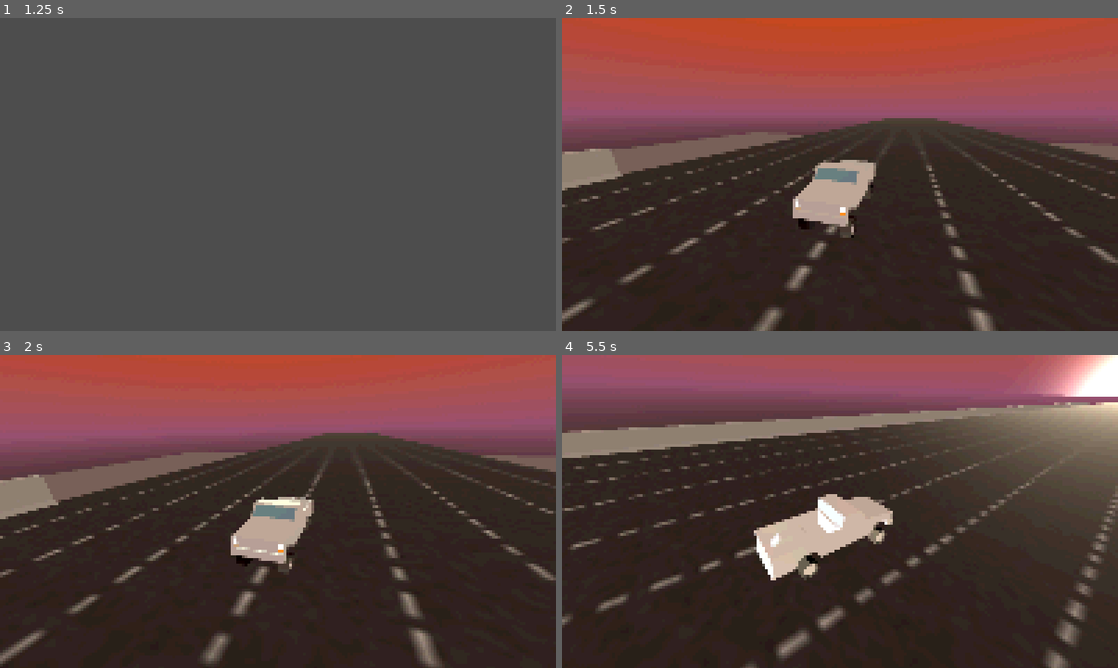
Above: before the commit, frames 1-4 (two rows, left to right).
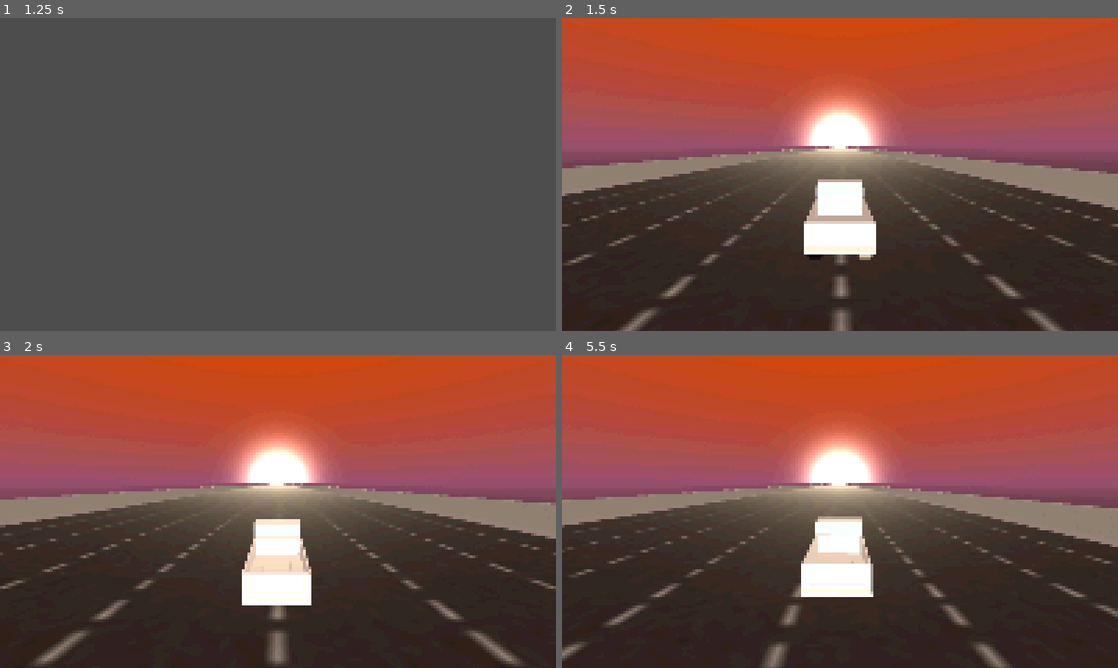
Above: after the commit, the same moments.

Repository: smalbrainperson/Pixel-game-Jam-Highway-to-Hell
Game: Godot game, scene res://scenes/menu/menu.tscn
The game is run twice, just before and just after one commit, with the same random seed, the same clock (stepped at 60 frames per second) and the same inputs.
Inputs (mouse positions are in pixels of both pictures, inside the frame that each line leads up to):
- Up to frame 1 (1.25 s): click "PLAY" at 0.5 s
- Up to frame 2 (1.5 s): tap Enter at 1.25 s; move the mouse to (962, 158) at 1.27 s; hold D (right) from 1.28 s (still down); click (962, 158) at 1.35 s
- Up to frame 3 (2 s): keep holding D (right)
- Up to frame 4 (5.5 s): move the mouse to (812, 511) at 2.02 s; release D (right) at 2.03 s; hold W (forward) from 2.03 s (still down); click (812, 511) at 2.1 s; move the mouse to (851, 505) at 2.77 s; click (851, 505) at 2.85 s; move the mouse to (834, 517) at 3.52 s; click (834, 517) at 3.6 s; move the mouse to (878, 514) at 4.27 s; click (878, 514) at 4.35 s; move the mouse to (795, 508) at 5.02 s; click (795, 508) at 5.1 s

Frame 1 is identical in both runs. In frame 2, 38% of the frame differs, in the area x 0-100%, y 13-100%; in frame 3, 60%; in frame 4, 62%, in the area x 0-100%, y 0-100%.

Commit message:
camera + interactables
- changed camera so you can't move it
- interactable inherited scene

Diff:
--- /dev/null
+++ b/scenes/inheritants/interactable.tscn
@@ -0,0 +1,5 @@
+[gd_scene load_steps=2 format=3 uid="uid://d3ytgeqd1bdkw"]
+
+[ext_resource type="PackedScene" uid="uid://jsiaf66s2ld3" path="res://scenes/prefabs/interactable.tscn" id="1_6abji"]
+
+[node name="interactable" instance=ExtResource("1_6abji")]
--- a/scenes/main.tscn
+++ b/scenes/main.tscn
@@ -9,6 +9,7 @@
 [ext_resource type="ArrayMesh" uid="uid://cqau2sawiswnw" path="res://assets/barrier.tres" id="6_o2l3q"]
 [ext_resource type="Script" path="res://scripts/barrier_gen.gd" id="6_v7ii4"]
 [ext_resource type="Material" uid="uid://dls5gbxd3elgx" path="res://shaders/materials/truck/barrier.tres" id="7_gpqkb"]
+[ext_resource type="PackedScene" uid="uid://d3ytgeqd1bdkw" path="res://scenes/inheritants/interactable.tscn" id="10_jvkjf"]
 
 [sub_resource type="BoxShape3D" id="BoxShape3D_j8eha"]
 size = Vector3(1, 0, 1)
@@ -18,6 +19,9 @@
 
 [sub_resource type="BoxShape3D" id="BoxShape3D_vny4c"]
 size = Vector3(1.6, 0.5, 3)
+
+[sub_resource type="BoxShape3D" id="BoxShape3D_0m1lg"]
+size = Vector3(1.6, 1.2, 4)
 
 [sub_resource type="ProceduralSkyMaterial" id="ProceduralSkyMaterial_qkbyd"]
 sky_top_color = Color(0.87, 0.2755, 0, 1)
@@ -55,19 +59,20 @@
 [node name="MeshInstance3D" type="MeshInstance3D" parent="floor"]
 mesh = SubResource("PlaneMesh_0v5q6")
 
-[node name="truck" type="VehicleBody3D" parent="." node_paths=PackedStringArray("fl_wheel", "fr_wheel", "bl_wheel", "br_wheel", "death")]
+[node name="truck" type="VehicleBody3D" parent="." node_paths=PackedStringArray("fl_wheel", "fr_wheel", "bl_wheel", "br_wheel", "death", "interact_area")]
 unique_name_in_owner = true
 transform = Transform3D(1, 0, 0, 0, 1, 0, 0, 0, 1, 1.4, 1, 0)
 collision_layer = 2
 mass = 1000.0
 center_of_mass_mode = 1
-center_of_mass = Vector3(0, 0.02, -1)
+center_of_mass = Vector3(0, 0.01, -1)
 script = ExtResource("1_ebffq")
 fl_wheel = NodePath("fl wheel")
 fr_wheel = NodePath("fr wheel")
 bl_wheel = NodePath("bl wheel")
 br_wheel = NodePath("br wheel")
 death = NodePath("../CanvasLayer/death")
+interact_area = NodePath("interact area")
 max_rpm = 1500.0
 max_torque = 12.0
 
@@ -111,15 +116,23 @@
 suspension_travel = 0.36
 suspension_stiffness = 60.0
 
-[node name="h" type="Node3D" parent="truck"]
-transform = Transform3D(1, 0, 0, 0, 1, 0, 0, 0, 1, 0, 0.4, -0.5)
+[node name="interact area" type="Area3D" parent="truck"]
+collision_layer = 2
+collision_mask = 2
 
-[node name="v" type="Node3D" parent="truck/h"]
+[node name="CollisionShape3D" type="CollisionShape3D" parent="truck/interact area"]
+transform = Transform3D(1, 0, 0, 0, 1, 0, 0, 0, 1, -1.19209e-07, 0.1, -0.7)
+shape = SubResource("BoxShape3D_0m1lg")
 
-[node name="SpringArm3D" type="SpringArm3D" parent="truck/h/v"]
+[node name="h" type="Node3D" parent="."]
+transform = Transform3D(1, 0, 0, 0, 1, 0, 0, 0, 1, 1.4, 1.4, -0.5)
+
+[node name="v" type="Node3D" parent="h"]
+
+[node name="SpringArm3D" type="SpringArm3D" parent="h/v"]
 spring_length = -5.0
 
-[node name="Camera3D" type="Camera3D" parent="truck/h/v/SpringArm3D" node_paths=PackedStringArray("h", "v")]
+[node name="Camera3D" type="Camera3D" parent="h/v/SpringArm3D" node_paths=PackedStringArray("h", "v")]
 transform = Transform3D(1, 0, 0, 0, 1, 0, 0, 0, -1, 0, 0, 0)
 script = ExtResource("2_gvde3")
 h = NodePath("../../..")
@@ -163,3 +176,5 @@
 script = ExtResource("6_v7ii4")
 roadMaterial = ExtResource("7_gpqkb")
 mesh = ExtResource("6_o2l3q")
+
+[node name="interactable" parent="." instance=ExtResource("10_jvkjf")]
--- /dev/null
+++ b/scenes/prefabs/interactable.tscn
@@ -0,0 +1,16 @@
+[gd_scene load_steps=3 format=3 uid="uid://jsiaf66s2ld3"]
+
+[ext_resource type="Script" path="res://scripts/interactable.gd" id="1_sahs7"]
+
+[sub_resource type="BoxShape3D" id="BoxShape3D_8q5uc"]
+
+[node name="interactable" type="Node3D"]
+transform = Transform3D(1, 0, 0, 0, 1, 0, 0, 0, 1, 0, 0.5, 0)
+script = ExtResource("1_sahs7")
+
+[node name="Area3D" type="Area3D" parent="."]
+collision_layer = 2
+collision_mask = 2
+
+[node name="CollisionShape3D" type="CollisionShape3D" parent="Area3D"]
+shape = SubResource("BoxShape3D_8q5uc")
--- /dev/null
+++ b/scripts/interactable.gd
@@ -0,0 +1,2 @@
+class_name interactable
+extends Node3D
--- a/scripts/player/camera.gd
+++ b/scripts/player/camera.gd
@@ -10,9 +10,13 @@
 		rotate_camera(event)
 
 func _ready():
+	v.rotation_degrees.x = 8.0
 	Input.mouse_mode = Input.MOUSE_MODE_CAPTURED
 
+func _process(delta: float) -> void:
+	h.position = %truck.position + Vector3(0, 0.8, -0.5)
+
 func rotate_camera(event):
-	h.rotate(Vector3.UP, event.relative.x * mouse_sensitivty)
-	v.rotate(Vector3.RIGHT, event.relative.y * mouse_sensitivty)
+	#h.rotate(Vector3.UP, event.relative.x * mouse_sensitivty)
+	#v.rotate(Vector3.RIGHT, event.relative.y * mouse_sensitivty)
 	v.rotation_degrees.x = clamp(v.rotation_degrees.x, -90.0, 90.0)
--- a/scripts/player/truck.gd
+++ b/scripts/player/truck.gd
@@ -5,6 +5,7 @@
 @export var bl_wheel: VehicleWheel3D
 @export var br_wheel: VehicleWheel3D
 @export var death: ColorRect
+@export var interact_area: Area3D
 @export var max_rpm: float
 @export var max_torque: float
 
Not shown: 1 places in scenes/main.tscn that only renumber resources
